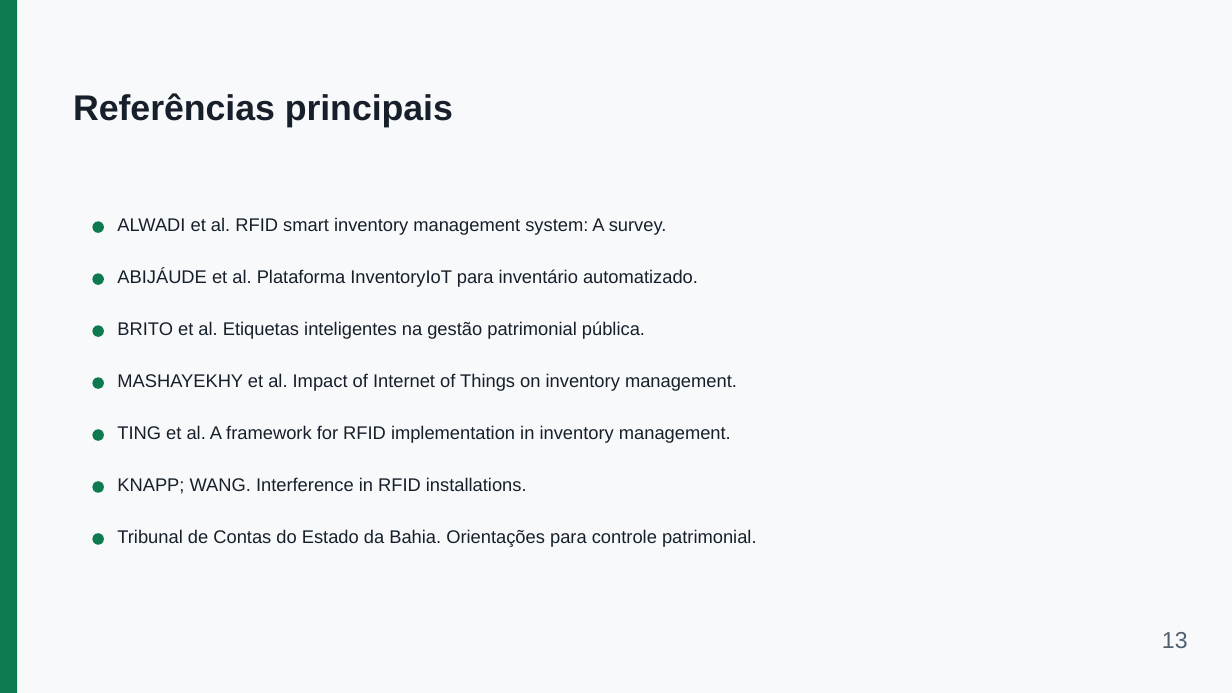
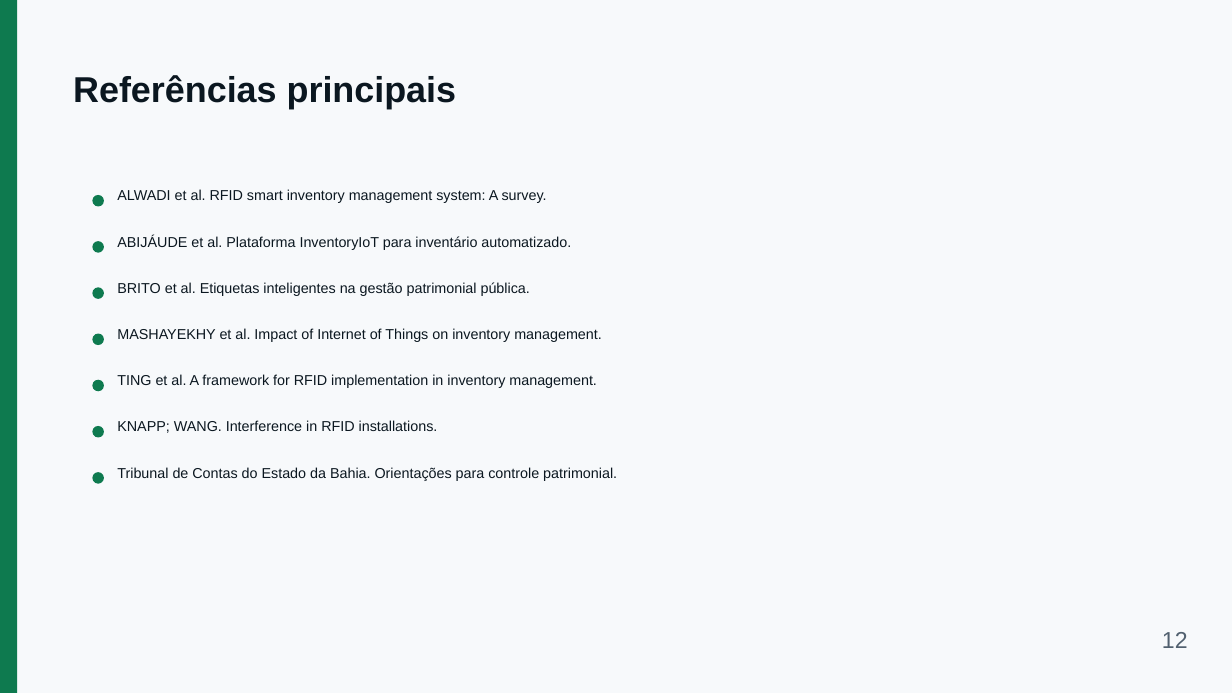
Before and after one commit to EzekLobo/InventoryRFID, a slide deck: slide 12 of docs/tcc/apresentacao-inventoryrfid-15min.pptx (slide 13 before the commit). Drawn at 1232x693 pixels with LibreOffice and Linux fonts; fonts in the diff are those of the drawing. Boxes give left, top, right and bottom in pixels: in the first picture for what was removed or moved away, otherwise in the second. Text is boxed around its words. In the diff, an @@ line names an element or a change of style, - is before the commit and + after.

Commit message:
docs(slides): add concise presentation script for InventoryRFID

```diff
--- a/docs/tcc/apresentacao-inventoryrfid-15min.pptx
+++ b/docs/tcc/apresentacao-inventoryrfid-15min.pptx
@@ text "Referências principais": place and size @@
-text "Referências principais" at (73, 93, 453, 127)
+text "Referências principais" at (73, 75, 456, 109)
@@ text "Referências principais" at (73, 75, 456, 109): size 27.8 to 28 pt, text colour #17202A to #0B1720 @@
@@ ellipse: place and size @@
-ellipse at (92, 533, 104, 544)
+ellipse at (92, 195, 104, 206)
@@ text "ALWADI et al. RFID smart ...": place and size @@
-text "ALWADI et al. RFID smart ..." at (117, 217, 667, 235)
+text "ALWADI et al. RFID smart ..." at (117, 189, 547, 203)
@@ text "ABIJÁUDE et al. Plataforma InventoryIoT ...": place and size @@
-text "ABIJÁUDE et al. Plataforma InventoryIoT ..." at (117, 269, 698, 287)
+text "ABIJÁUDE et al. Plataforma InventoryIoT ..." at (117, 235, 571, 250)
@@ ellipse: place and size @@
-ellipse at (92, 222, 104, 233)
+ellipse at (92, 241, 104, 252)
@@ ellipse: place and size @@
-ellipse at (92, 274, 104, 285)
+ellipse at (92, 287, 104, 299)
@@ text "BRITO et al. Etiquetas inteligentes ...": place and size @@
-text "BRITO et al. Etiquetas inteligentes ..." at (117, 321, 645, 339)
+text "BRITO et al. Etiquetas inteligentes ..." at (117, 282, 530, 296)
@@ text "MASHAYEKHY et al. Impact of ...": place and size @@
-text "MASHAYEKHY et al. Impact of ..." at (117, 373, 737, 391)
+text "MASHAYEKHY et al. Impact of ..." at (117, 328, 602, 342)
@@ ellipse: place and size @@
-ellipse at (92, 325, 104, 336)
+ellipse at (92, 334, 104, 345)
@@ text "TING et al. A framework ...": place and size @@
-text "TING et al. A framework ..." at (117, 425, 731, 443)
+text "TING et al. A framework ..." at (117, 374, 597, 388)
@@ text "KNAPP; WANG. Interference in RFID ...": place and size @@
-text "KNAPP; WANG. Interference in RFID ..." at (117, 477, 527, 494)
+text "KNAPP; WANG. Interference in RFID ..." at (117, 420, 438, 433)
@@ ellipse: place and size @@
-ellipse at (92, 430, 104, 441)
+ellipse at (92, 426, 104, 437)
@@ ellipse: place and size @@
-ellipse at (92, 482, 104, 493)
+ellipse at (92, 472, 104, 483)
@@ size 14.2 to 11.2 pt, text colour #17202A to #0B1720 in 7 elements at (117, 189, 547, 203), (117, 235, 571, 250), (117, 282, 530, 296), (117, 328, 602, 342), (117, 374, 597, 388), (117, 420, 438, 433), (117, 467, 617, 481) @@
@@ text "Tribunal de Contas do Estado ...": place and size @@
-text "Tribunal de Contas do Estado ..." at (117, 529, 757, 547)
+text "Tribunal de Contas do Estado ..." at (117, 467, 617, 481)
@@ text at (1162, 632, 1188, 648): text changed @@
-13
+12
```
Also in this commit, not shown: 10 other slides changed, 2 slides added, 3 slides removed, 2 other files.
